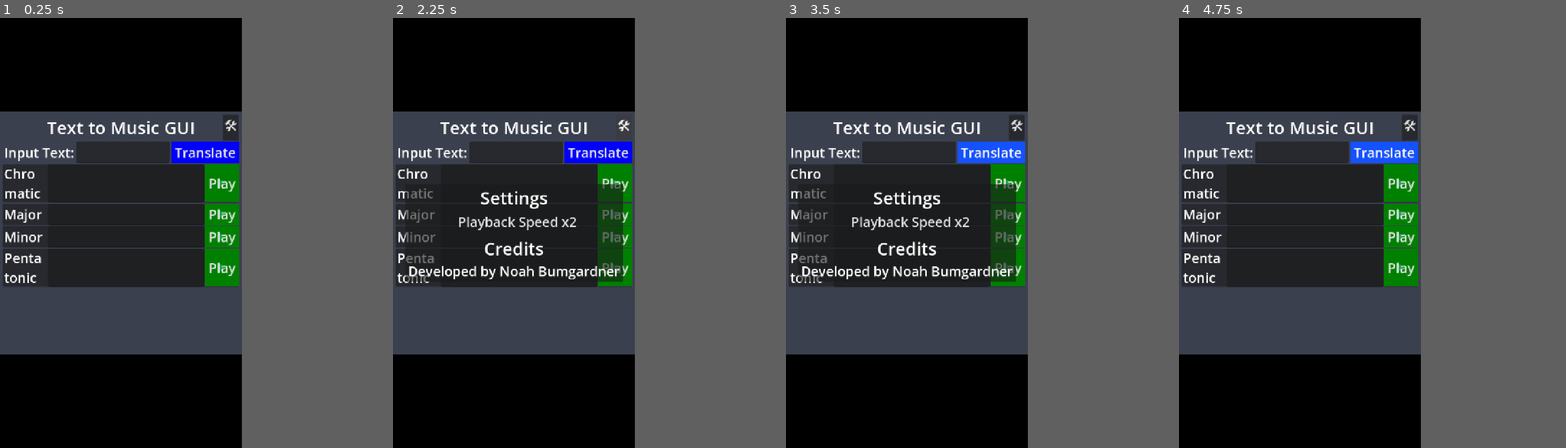
Above: before the commit, frames 1-4 (left to right).
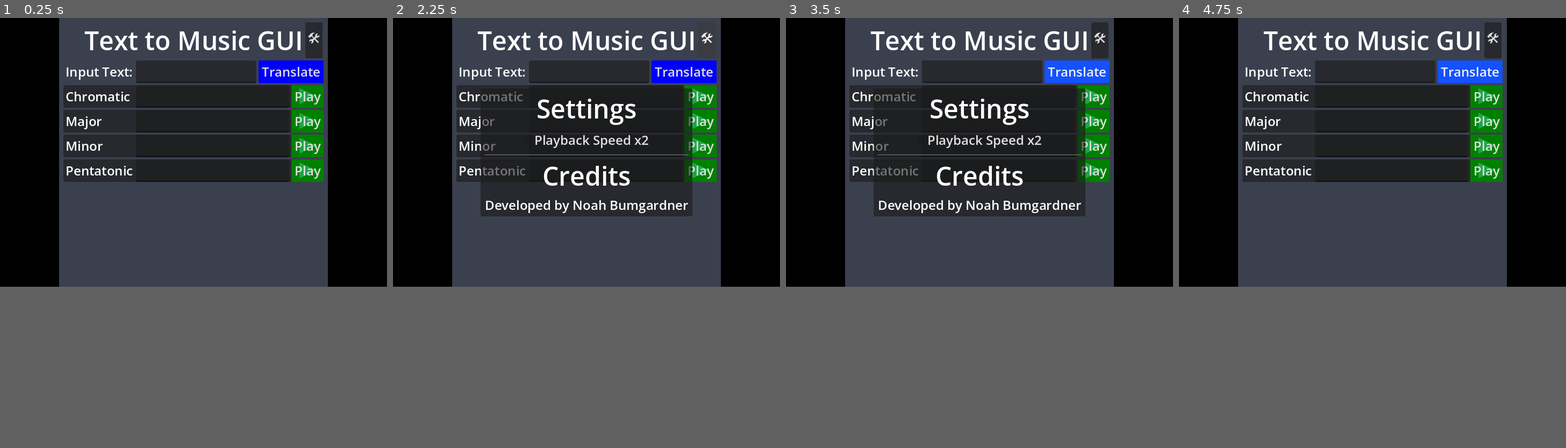
Above: after the commit, the same moments.

Repository: NBumgardner/text-to-music-gui-2015
Game: Godot game, scene res://scenes/main/main.tscn
The game is run twice, just before and just after one commit, with the same random seed, the same clock (stepped at 60 frames per second) and the same inputs.
Inputs:
- Up to frame 1 (0.25 s): no input
- Up to frame 2 (2.25 s): click "Play" at 0.5 s; click "Play" at 1.25 s; click "🛠" at 2 s
- Up to frame 3 (3.5 s): click "Translate" at 2.75 s
- Up to frame 4 (4.75 s): click "🛠" at 3.5 s; click "Translate" at 4.25 s
In our replay, the window is 450x800 before the commit and 720x500 after it. These sizes can differ from the game's own. Grey fills any space a smaller window leaves; there, only what the larger window draws over its background counts as a difference.

The runs differ from the first frame. In frame 1, 56% of the frame differs, in the area x 0-85%, y 0-79%; in frame 2, 55%; in frame 3, 55%; in frame 4, 56%.

Commit message:
Shrink Window and Fonts

Diff:
--- a/v2-godot/project.godot
+++ b/v2-godot/project.godot
@@ -20,7 +20,7 @@
 [display]
 
 window/size/viewport_width=720
-window/size/viewport_height=1280
+window/size/viewport_height=500
 window/stretch/mode="canvas_items"
 window/stretch/aspect="expand"
 window/handheld/orientation=1
--- a/v2-godot/themes/default.tres
+++ b/v2-godot/themes/default.tres
@@ -1,6 +1,6 @@
 [gd_resource type="Theme" format=3 uid="uid://ccelkuex2s4r3"]
 
 [resource]
-default_font_size = 40
+default_font_size = 24
 MarginContainer/constants/margin_left = 4
 MarginContainer/constants/margin_right = 2
--- a/v2-godot/themes/header_font_size_theme.tres
+++ b/v2-godot/themes/header_font_size_theme.tres
@@ -1,4 +1,4 @@
 [gd_resource type="Theme" format=3 uid="uid://b8puw31rhp53r"]
 
 [resource]
-default_font_size = 52
+default_font_size = 48
